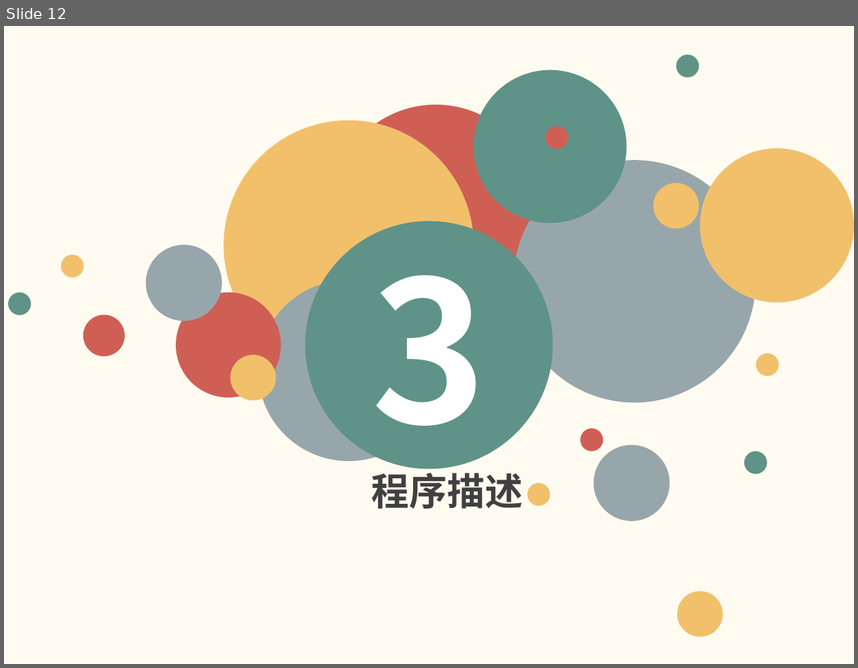
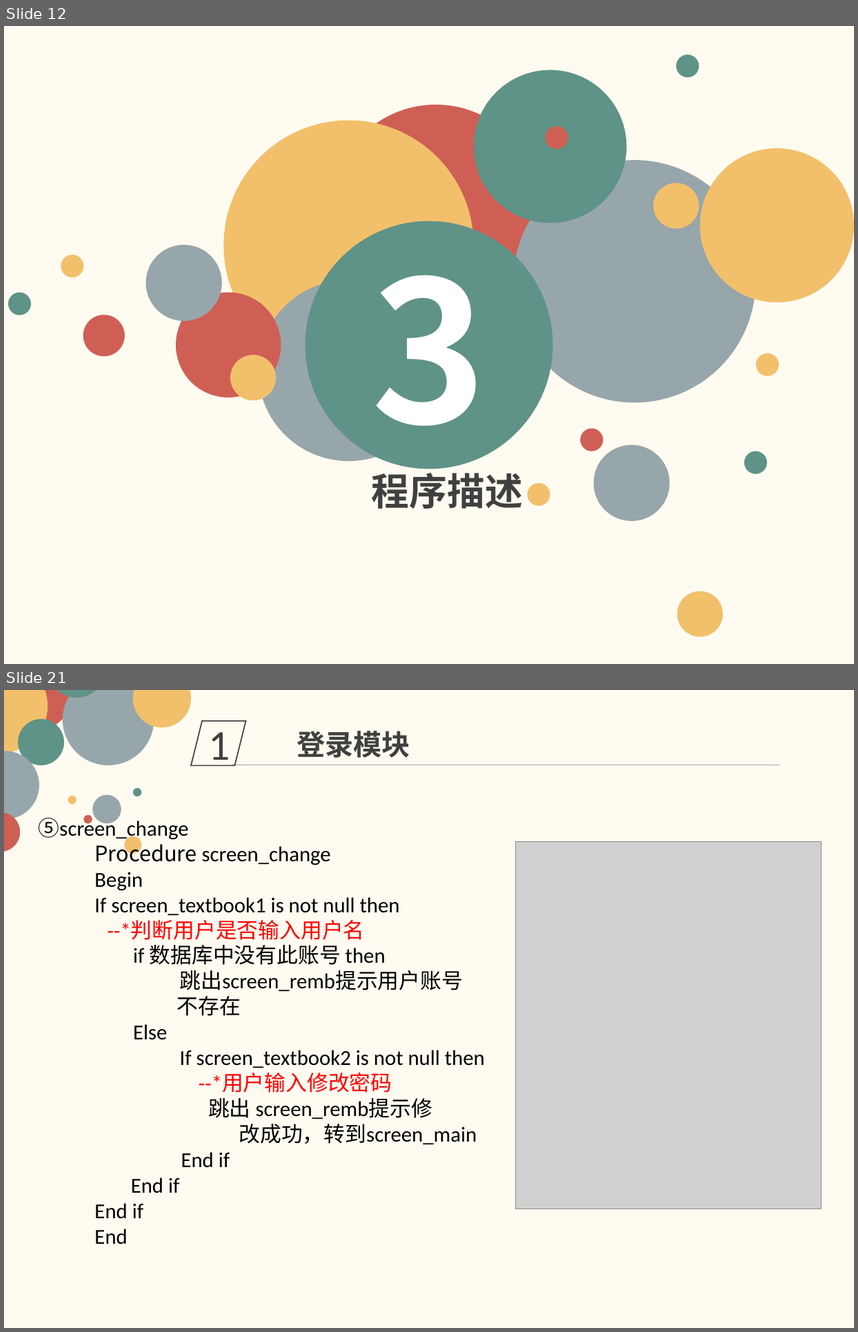
Before and after one commit to firstprojectmicheng/SE2018-G08, a slide deck: SE2018春-G08-详细设计.pptx. Shown one above the other, each under a label of ours: slide 12 before the commit, slides 12 and 21 after it; the slides between them are not shown. The pictures are 858x668 and 858x1332 pixels, drawn with LibreOffice and Linux fonts; fonts in the diff are those of the drawing; grey boxes stand for pictures. Boxes give left, top, right and bottom in pixels: in the first picture for what was removed or moved away, otherwise in the second. Text is boxed around its words. In the diff, an @@ line names an element or a change of style, - is before the commit and + after.

```diff
--- a/SE2018春-G08-详细设计.pptx
+++ b/SE2018春-G08-详细设计.pptx
@@ slide 21 added at <box>4,690,854,1328</box>, background #FFFBF0 @@
@@ group added at <box>4,690,191,854</box>: 13 ellipses @@
@@ parallelogram added at <box>191,720,246,765</box>, outline #404040 1 pt, 36 pt, text #404040 @@
+1
@@ text added at <box>297,731,410,758</box>, 24 pt, text #404040, bold @@
+登录模块
@@ line added from (232, 765) to (780, 765), #A6A6A6 0.5 pt @@
@@ text added at <box>38,814,485,1244</box>, 18 pt, text #000000 @@
+⑤screen_change
+Procedure screen_change
+Begin
+If screen_textbook1 is not null then
+--*判断用户是否输入用户名
+if 数据库中没有此账号 then
+跳出screen_remb提示用户账号
+不存在
+Else
+If screen_textbook2 is not null then
+--*用户输入修改密码
+跳出 screen_remb提示修
+改成功，转到screen_main
+End if
+End if
+End if
+End
@@ picture added at <box>516,841,821,1209</box> @@
```
Also in this commit, not shown: 8 slides changed, 24 other slides added, 3 slides removed.
